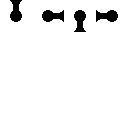
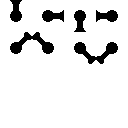
Layers edited between the first and the second 128x128 image:
painted on "Background" over [10, 32, 118, 64]
